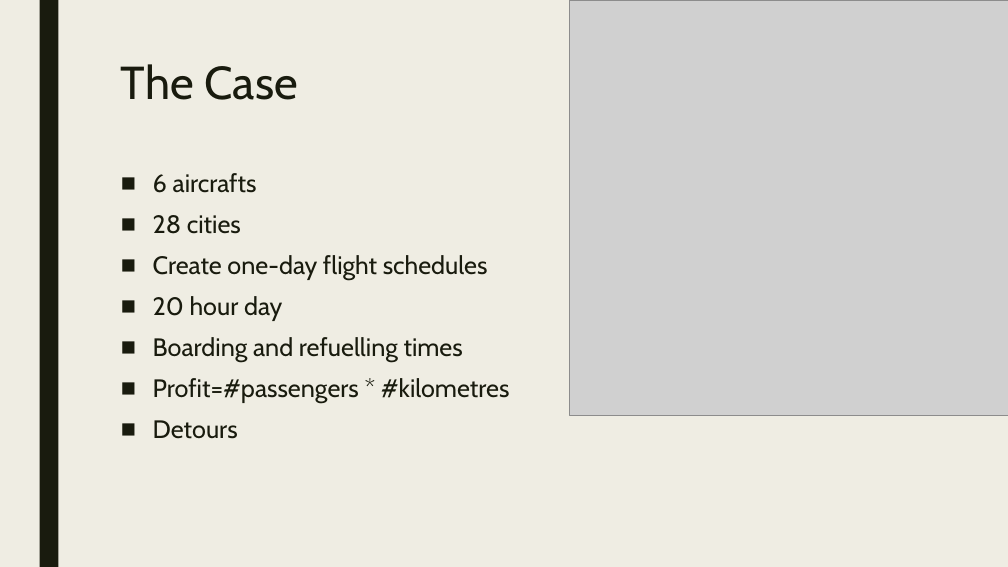
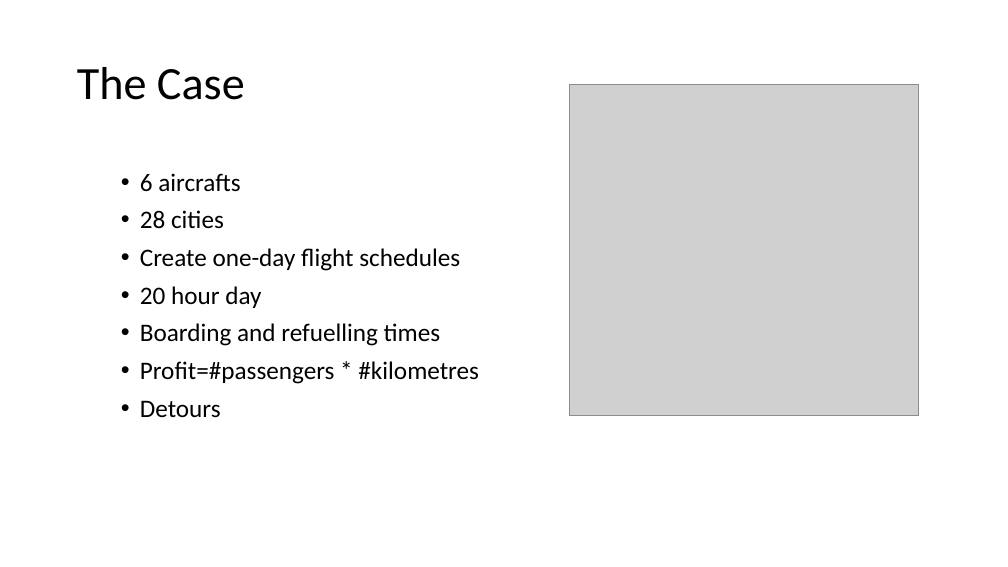
Before and after one commit to WouterDuijn/heuristic, a slide deck: slide 3 of doc/Mokum Airways.pptx (slide 2 before the commit). Drawn at 1008x567 pixels with LibreOffice and Linux fonts; fonts in the diff are those of the drawing; grey boxes stand for pictures. Boxes give left, top, right and bottom in pixels: in the first picture for what was removed or moved away, otherwise in the second. Text is boxed around its words. In the diff, an @@ line names an element or a change of style, - is before the commit and + after.

```diff
--- a/doc/Mokum Airways.pptx
+++ b/doc/Mokum Airways.pptx
@@ background #EFEDE3 to #FFFFFF @@
@@ rectangle removed at [39,0,58,567] @@
@@ title "The Case": place and size @@
-title "The Case" at [121,64,297,100]
+title "The Case" at [77,67,245,100]
@@ title "The Case" at [77,67,245,100]: font Cabin to Calibri, text colour #191B0E to #000000; line spacing 0.89 to 0.9; vertical alignment top to middle @@
@@ picture: place and size @@
-picture at [569,0,1008,415]
+picture at [569,85,920,416]
@@ text "6 aircrafts" at [140,173,479,418]: font Cabin to Calibri, text colour #191B0E to #000000; bullet ■ to •; line spacing 0.94 to 0.9; less space between paragraphs @@
```
Also in this commit, not shown: 11 other slides changed, 1 slide added, 1 slide removed.
